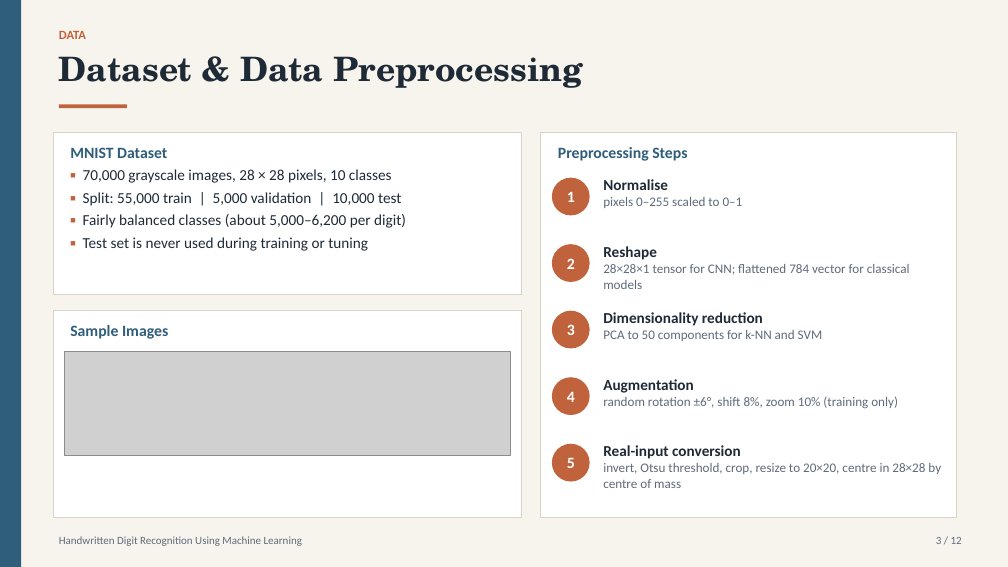
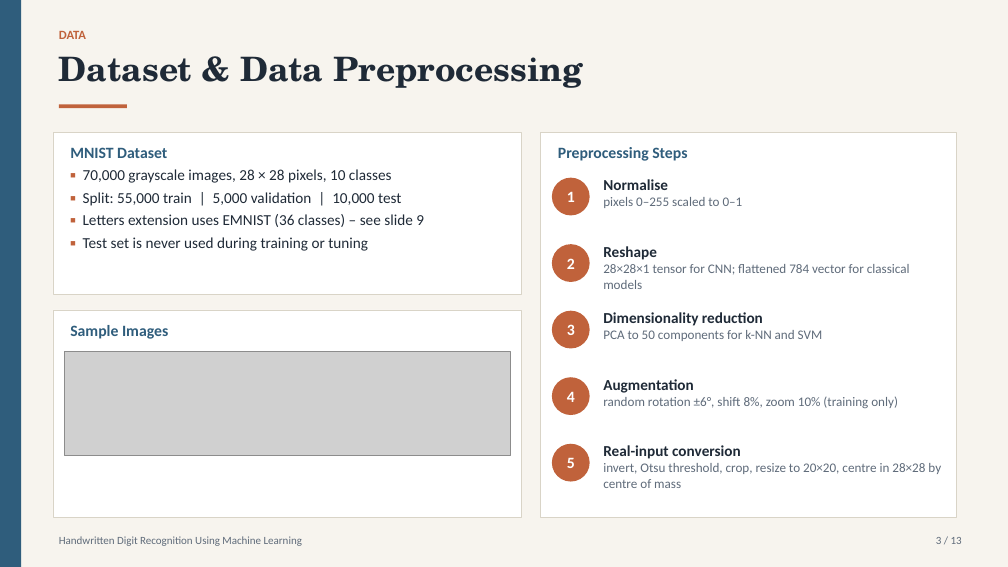
Before and after one commit to LostRunes/digirecog, a slide deck: slide 3 of Handwritten_Digit_Recognition.pptx. Drawn at 1008x567 pixels with LibreOffice and Linux fonts; fonts in the diff are those of the drawing; grey boxes stand for pictures. Boxes give left, top, right and bottom in pixels: in the first picture for what was removed or moved away, otherwise in the second. Text is boxed around its words. In the diff, an @@ line names an element or a change of style, - is before the commit and + after.

Commit message:
Add letter recognition: 36-class CNN on EMNIST (0-9, A-Z), mode switch in app, updated PPT

```diff
--- a/Handwritten_Digit_Recognition.pptx
+++ b/Handwritten_Digit_Recognition.pptx
@@ text at <box>83,214,424,227</box>: text changed @@
-▪ Fairly balanced classes (about 5,000–6,200 per digit)
+▪ Letters extension uses EMNIST (36 classes) – see slide 9
```
Also in this commit, not shown: 10 other slides changed, 1 slide added, 19 other files.
